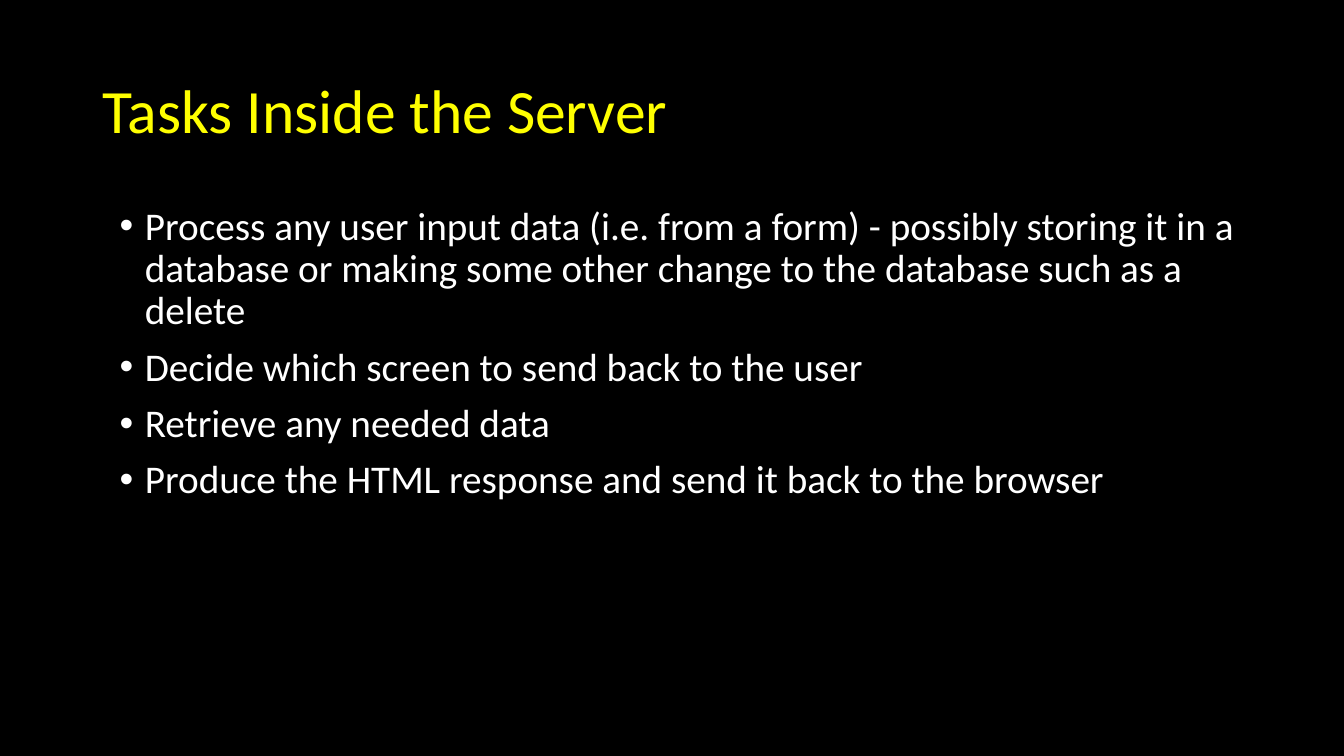
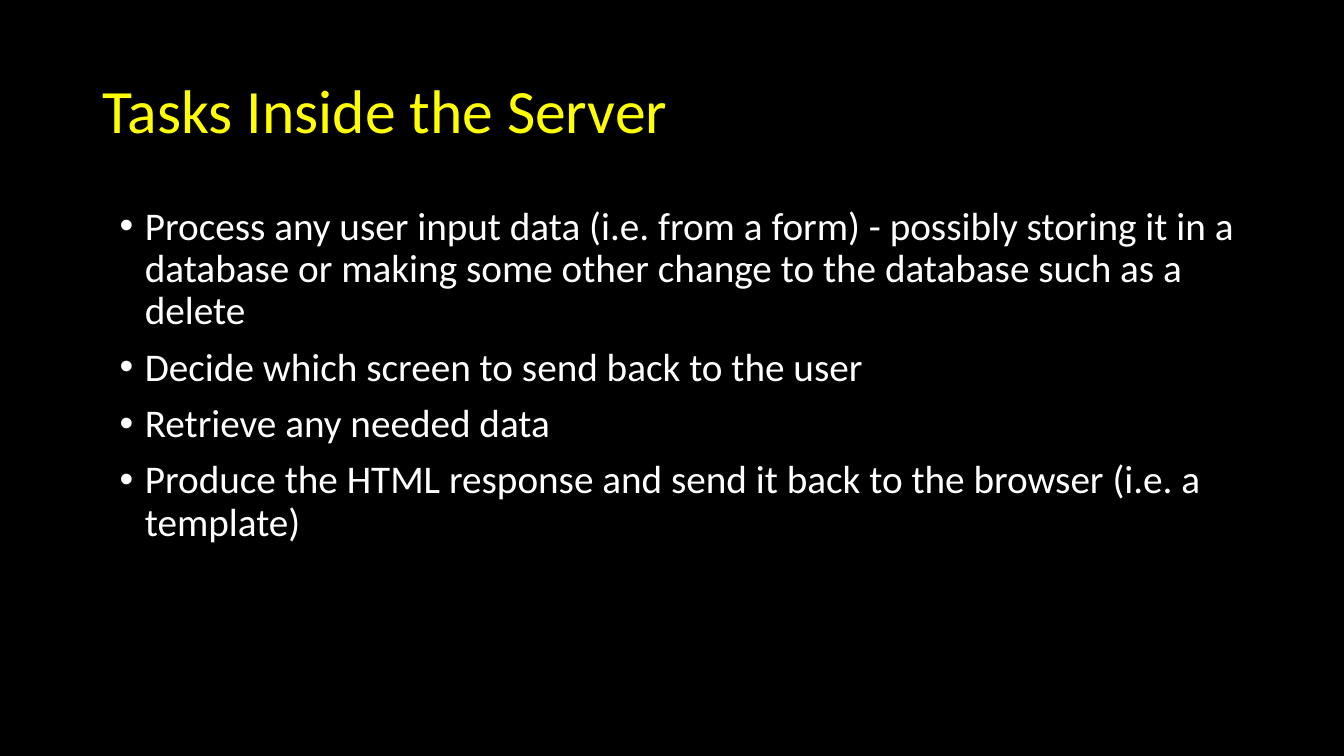
Before and after one commit to csev/dj4e, a slide deck: slide 7 of lectures/DJ-05-MVC.pptx. Drawn at 1344x756 pixels with LibreOffice and Linux fonts; fonts in the diff are those of the drawing. Boxes give left, top, right and bottom in pixels: in the first picture for what was removed or moved away, otherwise in the second. Text is boxed around its words. In the diff, an @@ line names an element or a change of style, - is before the commit and + after.

```diff
--- a/lectures/DJ-05-MVC.pptx
+++ b/lectures/DJ-05-MVC.pptx
@@ text at bbox=[145, 464, 1200, 543]: text changed @@
-• Produce the HTML response and send it back to the browser
+• Produce the HTML response and send it back to the browser (i.e. a template)
```
Also in this commit, not shown: 1 other slide changed, 5 other files.
